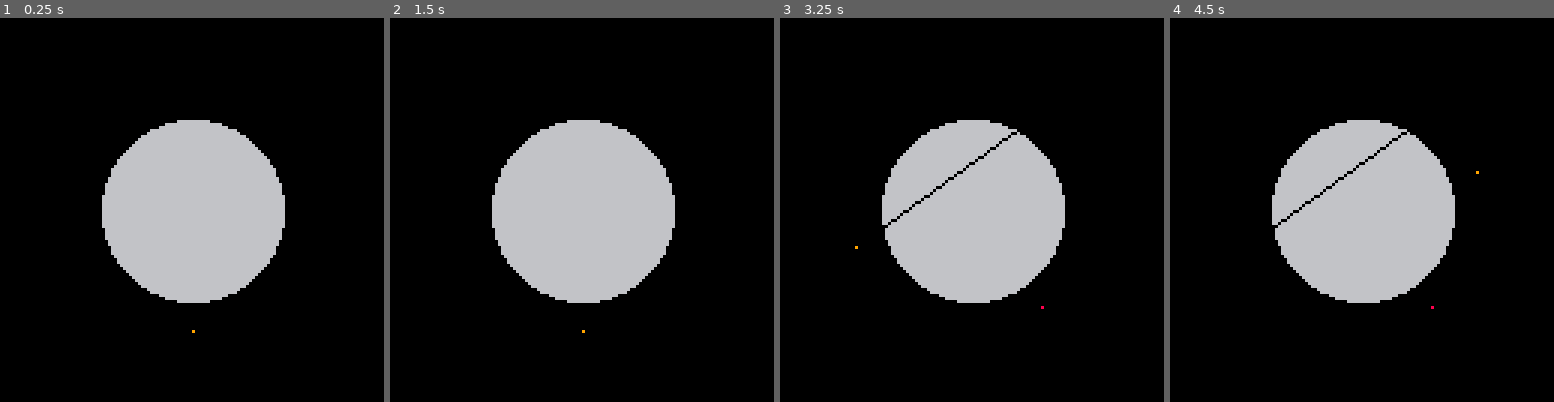
Above: before the commit, frames 1-4 (left to right).
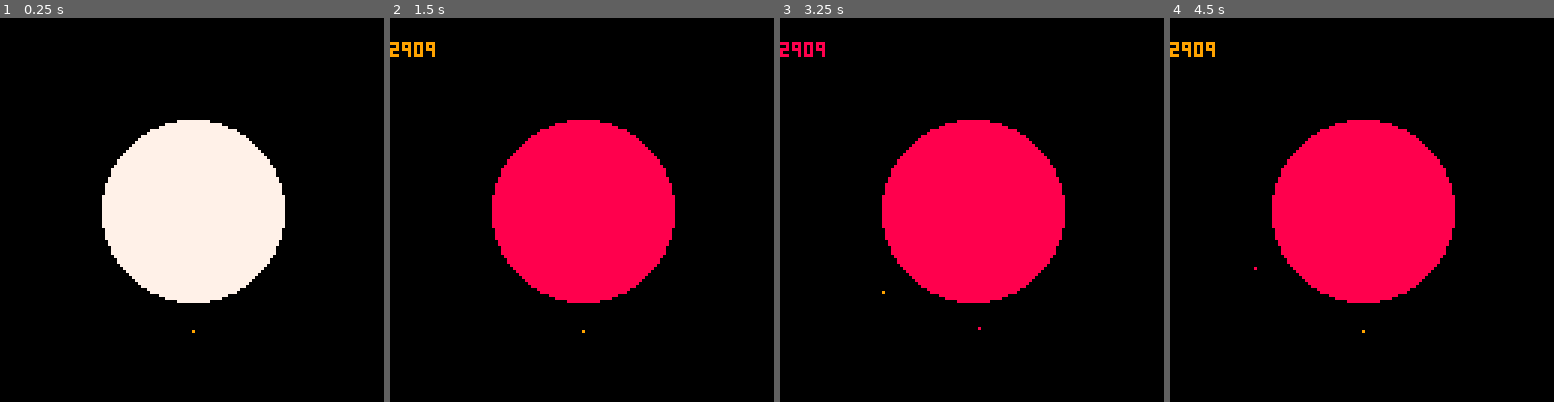
Above: after the commit, the same moments.

Repository: m-r-hunt/Pico-8-Carts
Game: PICO-8 cartridge cakecut.p8
The game is run twice, just before and just after one commit, with the same random seed, the same clock (stepped at 60 frames per second) and the same inputs.
Inputs:
- Up to frame 1 (0.25 s): no input
- Up to frame 2 (1.5 s): tap O (Z key) at 0.33, 0.7, 1.43 s
- Up to frame 3 (3.25 s): hold Left 1.97-2.37 s; tap O (Z key) at 2.22, 3.1 s; hold Down 2.42-2.82 s; hold Right from 2.87 s (still down)
- Up to frame 4 (4.5 s): release Right at 3.53 s; hold Up 3.58-4.08 s; tap O (Z key) at 3.98 s; hold Right from 4.13 s (still down)

The runs differ from the first frame. In frame 1, 18% of the frame differs, in the area x 26-75%, y 26-75%; in frame 2, 18%; in frame 3, 18%, in the area x 0-75%, y 6-82%; in frame 4, 18%.

Commit message:
More cakes

Diff:
--- a/cakecut.p8
+++ b/cakecut.p8
@@ -3,33 +3,84 @@
 __lua__
 function _init()
   cls()
-  circfill(64, 64, 30)
-  memcpy(0,0x6000,0x2000)
+  circfill(64,64,30,7)
+  copy_to_memory()
 end
 
 pang=0
 pang2=0
+pspeed=0.01
+slices={}
+
+function copy_to_screen()
+ memcpy(0x6000,0x0000,0x2000)
+end
+
+function copy_to_memory()
+ memcpy(0x0000,0x6000,0x2000)
+end
+
+function calculate_slices()
+ for x=0,127 do
+  for y=0,127 do
+   if pget(x,y)~=0 then
+    pset(x,y,7)
+   end
+  end
+ end
+ local nextc=8
+ slices={}
+ for x=0,127 do
+  for y=0,127 do
+   if pget(x,y)==7 then
+    local area=1
+   	local q={{x,y}}
+   	pset(x,y,nextc)
+   	while #q>0 do
+   	 local c=q[1]
+   	 del(q,c)
+   	 local neigh={{-1,0},{1,0},{0,-1},{0,1}}
+   	 for n=1,#neigh do
+   	  local nn=neigh[n]
+   	  local cc={c[1]+nn[1],c[2]+nn[2]}
+   	  if pget(cc[1],cc[2])==7 then
+   	   pset(cc[1],cc[2],nextc)
+   	   add(q,cc)
+   	   area+=1
+   	  end
+   	 end
+   	end
+   	nextc+=1
+   	add(slices,area)
+   end
+  end
+ end
+end
 
 function _update()
- if btn(0) then pang -= .1 end
- if btn(1) then pang += .1 end
- if btn(2) then pang2 -= .1 end
- if btn(3) then pang2 += .1 end
+ if btn(0) then pang-=pspeed end
+ if btn(1) then pang+=pspeed end
+ if btn(2) then pang2-=pspeed end
+ if btn(3) then pang2+=pspeed end
  if btnp(4) then
   local x=64+40*sin(pang)
   local y=64+40*cos(pang)
   local x2=64+40*sin(pang2)
   local y2=64+40*cos(pang2)
   cls()
-  memcpy(0x6000,0,0x2000)
+  copy_to_screen()
   line(x,y,x2,y2,0)
-  memcpy(0,0x6000,0x2000)
+  calculate_slices()
+  copy_to_memory()
  end
 end
 
 function _draw()
  cls()
- memcpy(0x6000,0,0x2000)
+ copy_to_screen()
+ for s=1,#slices do
+  print(slices[s],0,s*8)
+ end
  local x=64+40*sin(pang)
  local y=64+40*cos(pang)
  pset(x,y,8)
